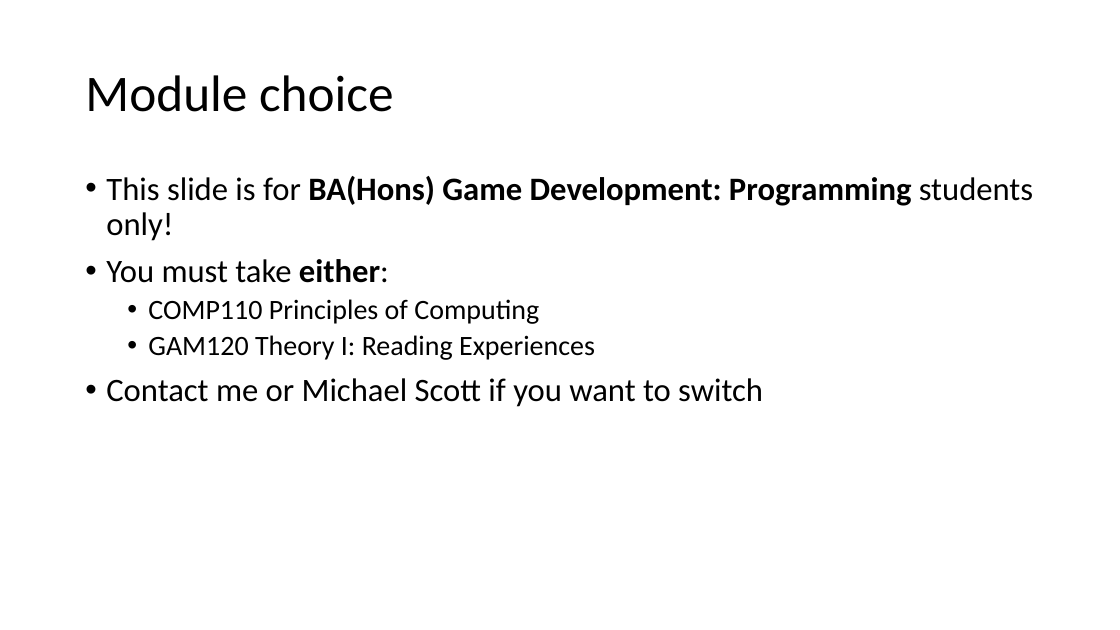
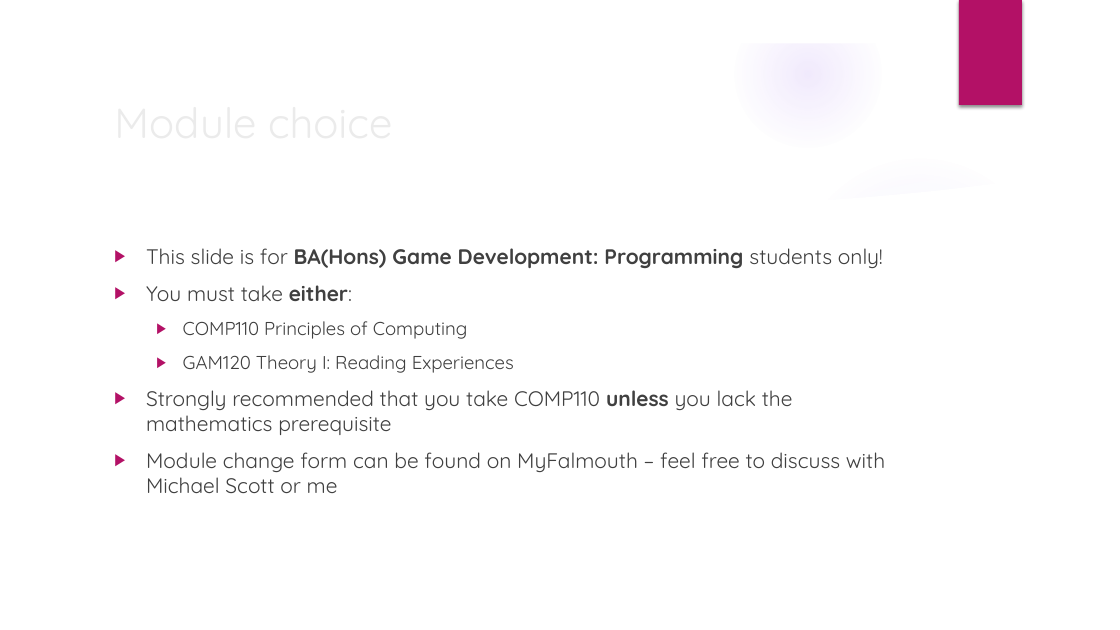
Before and after one commit to Falmouth-Games-Academy/bsc-course-materials, a slide deck: slide 4 of COMP110/01/induction.pptx (slide 3 before the commit). Drawn at 1120x630 pixels with LibreOffice and Linux fonts; fonts in the diff are those of the drawing; background and template pictures are left out. Boxes give left, top, right and bottom in pixels: in the first picture for what was removed or moved away, otherwise in the second. Text is boxed around its words. In the diff, an @@ line names an element or a change of style, - is before the commit and + after.

Commit message:
Further updates to COMP110 session 1

```diff
--- a/COMP110/01/induction.pptx
+++ b/COMP110/01/induction.pptx
@@ group added at box(0, 0, 1120, 630): 4 ellipses, 3 freeform shapes @@
@@ rectangle added at box(959, 0, 1022, 105), fill #B31166 @@
@@ title "Module choice": place and size @@
-title "Module choice" at box(85, 75, 394, 112)
+title "Module choice" at box(106, 89, 911, 154)
@@ title "Module choice" at box(106, 89, 911, 154): size 44 to 36 pt, font Calibri to Quicksand, text colour #000000 to #EBEBEB; line spacing 0.9 to 1 @@
@@ text "This slide is for BA(Hons) ...": place and size @@
-text "This slide is for BA(Hons) ..." at box(106, 176, 1033, 407)
+text "This slide is for BA(Hons) ..." at box(146, 248, 885, 493)
@@ text at box(146, 248, 883, 373): size 28 to 18 pt in "This slide is for BA(Hons) Game Development: ...", "You must take either:"; font Calibri to Quicksand, text colour #000000 to #404040 in "This slide is for BA(Hons) Game Development: ...", "You must take either:", "COMP110 Principles of Computing", "GAM120 Theory I: Reading Experiences"; size 24 to 16 pt in "COMP110 Principles of Computing", "GAM120 Theory I: Reading Experiences"; bullet • to ▶; line spacing 0.9 to 1; more space between paragraphs @@
@@ text at box(146, 390, 885, 493): text changed; size 28 to 18 pt; font Calibri to Quicksand; text colour #000000 to #404040 @@
-• Contact me or Michael Scott if you want to switch
+▶ Strongly recommended that you take COMP110 unless you lack the mathematics prerequisite
+▶ Module change form can be found on MyFalmouth – feel free to discuss with Michael Scott or me
```
Also in this commit, not shown: 4 other slides changed, 4 slides added, 2 slides removed, 12 other files.
